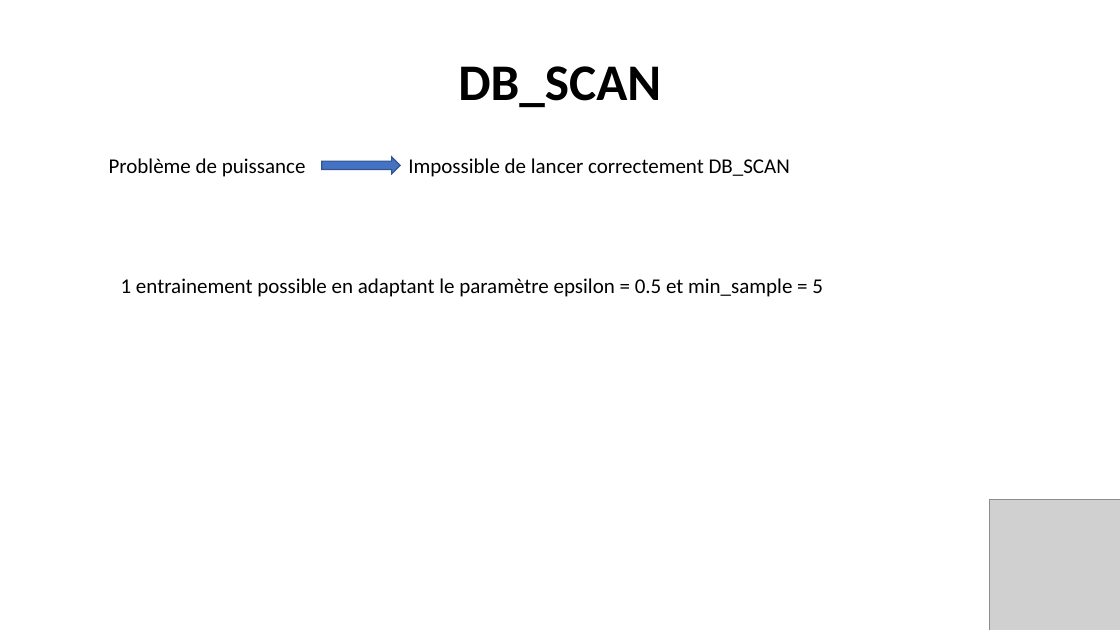
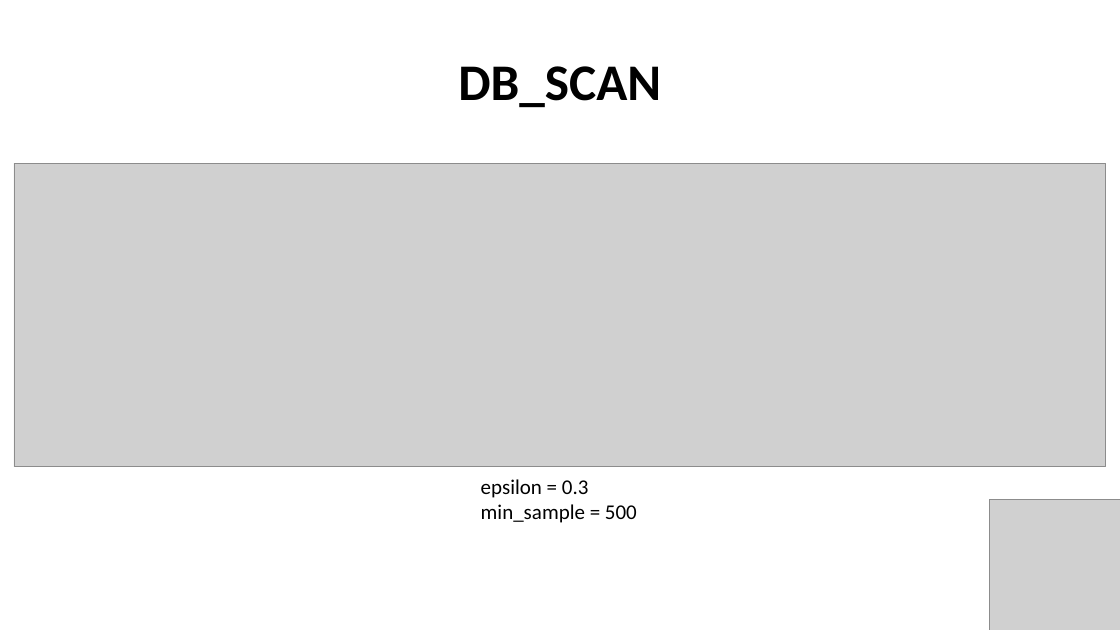
Before and after one commit to Julien-paulet/Ds_projet5, a slide deck: slide 16 of Présentation Projet_5.pptx (slide 18 before the commit). Drawn at 1120x630 pixels with LibreOffice and Linux fonts; fonts in the diff are those of the drawing; grey boxes stand for pictures. Boxes give left, top, right and bottom in pixels: in the first picture for what was removed or moved away, otherwise in the second. Text is boxed around its words. In the diff, an @@ line names an element or a change of style, - is before the commit and + after.

```diff
--- a/Présentation Projet_5.pptx
+++ b/Présentation Projet_5.pptx
@@ picture added at bbox=[14, 163, 1107, 466] @@
@@ text removed at bbox=[109, 158, 306, 177] @@
-Problème de puissance
@@ right arrow removed at bbox=[322, 157, 400, 174] @@
@@ text removed at bbox=[408, 158, 790, 177] @@
-Impossible de lancer correctement DB_SCAN
@@ text at bbox=[481, 479, 637, 523]: text changed @@
-1 entrainement possible en adaptant le paramètre epsilon = 0.5 et min_sample = 5
+epsilon = 0.3
+min_sample = 500
```
Also in this commit, not shown: 5 other slides changed, 2 slides added, 3 slides removed, 6 other files.
